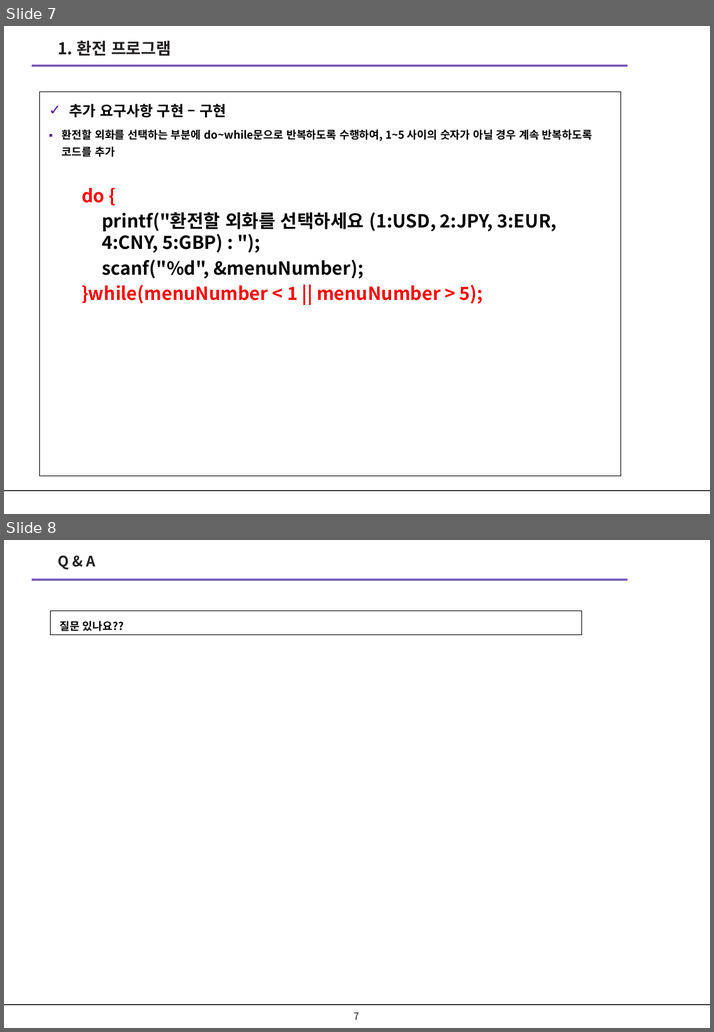
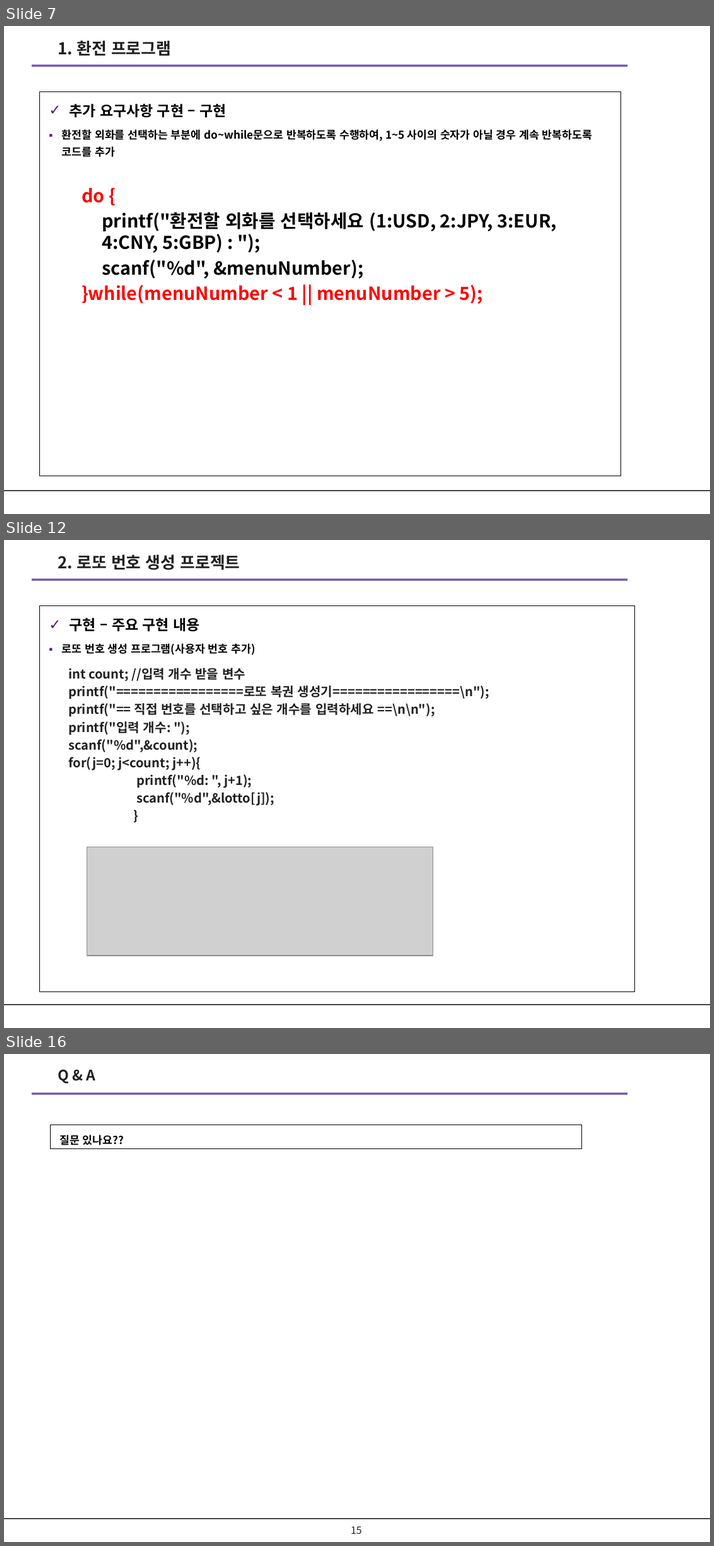
Before and after one commit to kimyudoo/KOPO_PBL_CODING, a slide deck: ppt/문제해결을위한_소프트웨어코딩_PBL_2_응용.pptx. Shown one above the other, each under a label of ours: slides 7 and 8 before the commit, slides 7, 12 and 16 after it; the slides between them are not shown. The pictures are 714x1032 and 714x1546 pixels, drawn with LibreOffice and Linux fonts; fonts in the diff are those of the drawing; grey boxes stand for pictures; background and template pictures are left out. Boxes give left, top, right and bottom in pixels: in the first picture for what was removed or moved away, otherwise in the second. Text is boxed around its words. In the diff, an @@ line names an element or a change of style, - is before the commit and + after.

```diff
--- a/ppt/문제해결을위한_소프트웨어코딩_PBL_2_응용.pptx
+++ b/ppt/문제해결을위한_소프트웨어코딩_PBL_2_응용.pptx
@@ slide 12 added at (4,540,710,1028), background #FFFFFF; not listed: 2 template elements that a slide beside it also shows @@
@@ text added at (58,554,240,570), 18 pt, text #221F1F, bold @@
+2. 로또 번호 생성 프로젝트
@@ rectangle added at (40,606,635,992), outline #000000 0.75 pt, 12 pt, text #000000, bold @@
+✓ 구현 – 주요 구현 내용
+▪ 로또 번호 생성 프로그램(사용자 번호 추가)
@@ text added at (68,668,489,806), 14 pt, text #221F1F, bold @@
+int count; //입력 개수 받을 변수
+printf("=================로또 복권 생성기=================\n");
+printf("== 직접 번호를 선택하고 싶은 개수를 입력하세요 ==\n\n");
+printf("입력 개수: ");
+scanf("%d",&count);
+for(j=0; j<count; j++){
+printf("%d: ", j+1);
+scanf("%d",&lotto[j]);
+}
@@ picture added at (87,847,432,956) @@
@@ what was slide 8 is now slide 16 @@
@@ page number at (350,1526,362,1534): text changed @@
-7
+15
```
Also in this commit, not shown: 7 other slides added, 3 other files.
